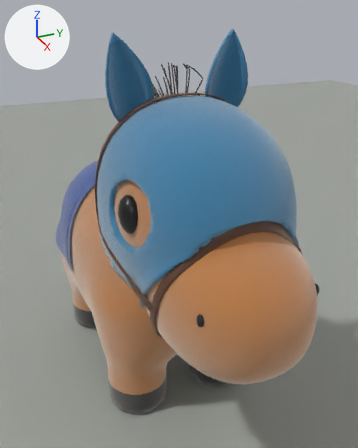
Before and after pictures for a commit that changed the Blender file blender/horse.blend.
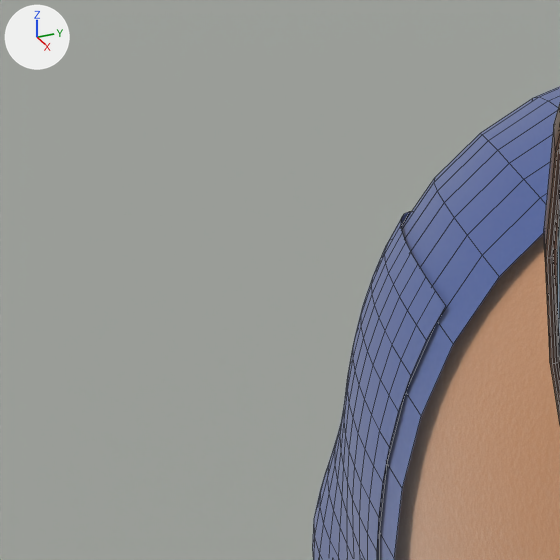
The first picture shows the older version from a 50 mm camera at (4.25, -1.61, 3.59) aimed at (-0.51, 0.53, 1.2). The close-ups show the older and then the newer version on the part from 1% to 27% of the width and 33% to 54% of the height of that picture. Only the edits that show in the close-ups are written down. Arrows for +X, +Y and +Z are at upper left; the lights stay in place. The close-ups show mesh edges as thin lines.

Objects in the first close-up: 'horse_body', 'horse_bridle_browband', 'horse_saddle', 'horse_saddle_print_R', 'preview_floor' and 2 more.
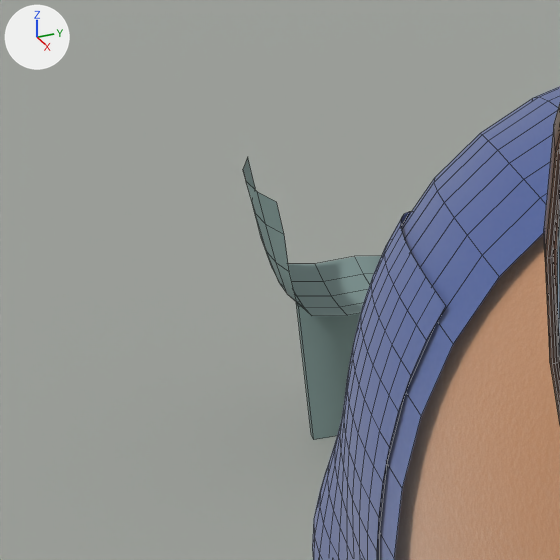
Where the change shows, as pixel boxes (x1, y1, x2, y2) in the close-ups (560 x 560 px):
```json
{"object": "stand_seat", "change": "added", "after": [243, 157, 381, 440]}
```

Edits to the scene script, one JSON object a line:
```json
{"op": "add", "block": "mat_mat_seat", "code": ["mat_mat_seat = principled_material('MAT_seat')", "mat_mat_seat.base_color = (0.2, 0.29, 0.28)  # grey #7c9390", "mat_mat_seat.roughness = 0.75"]}
{"op": "add", "block": "me_stand_seat", "code": ["me_stand_seat = bpy.data.meshes.new('stand_seat')", "me_stand_seat.from_pydata(...)  # 53 vertices, 36 faces; spans x -0.23..0.23, y -0.405..0.02, z 0.0..0.82", "me_stand_seat.polygons.foreach_set('use_smooth', [True] * 36)", "me_stand_seat.materials.append(mat_mat_seat)  # grey #7c9390"]}
{"op": "add", "block": "ob_stand_seat", "code": ["ob_stand_seat = bpy.data.objects.new('stand_seat', me_stand_seat)", "ob_stand_seat.location = (-4.0, 0.0, 0.0)"]}
```
